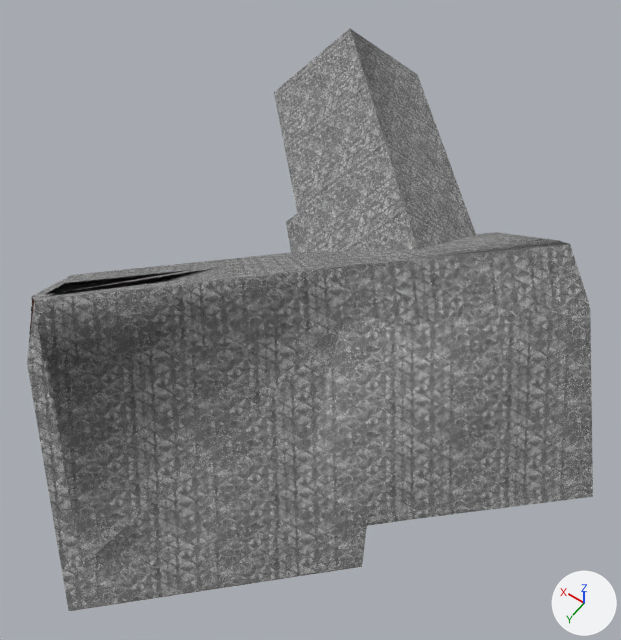
Two versions of the COLLADA model dae/krytiny.dae, one commit apart.
Camera for both pictures: a camera (50 mm lens) standing at (-12.9, 21.1, 32.2) and looking at (-1.0, 4.5, 6.2). The lights are fixed; the arrows at lower right show +X, +Y and +Z. Where no turn or scale is listed for an object, it has been applied to the vertices. Vertices at the same position are counted once.

Objects in the first picture: 'SketchUp'.
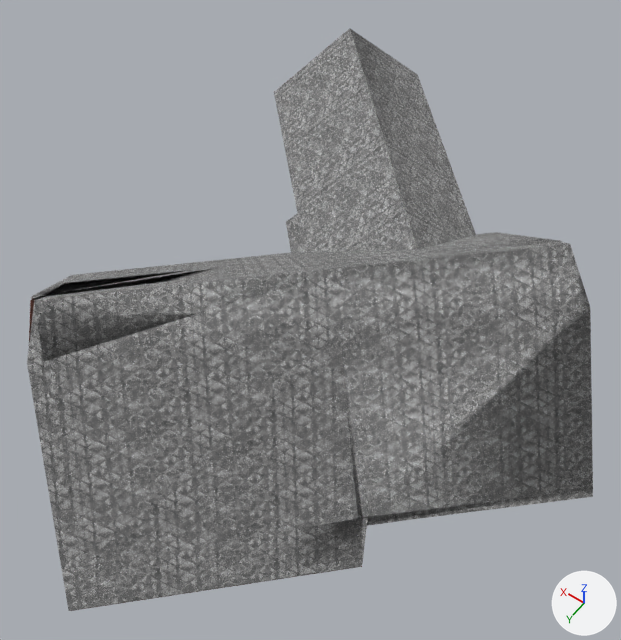
Changed parts and their boxes [x1, y1, x2, y2] in the pictures (621 x 640 px):
part 1 of me_sketchup, built on: after [29, 300, 593, 525]
part 2 of me_sketchup, surface changed: [339, 307, 590, 516] in both

The edits, one by one:
me_sketchup is used by ob_sketchup; location (0.0, 0.0, 0.0).
me_sketchup had 2723 vertices, 5206 faces and spanned x -12.9..9.7, y -12.4..17.6, z 2.9..11.4.
me_sketchup now has 2800 vertices, 5400 faces and spans x -12.9..9.7, y -12.4..17.6, z 2.9..11.4.
me_sketchup part 1: 8 vertices moved within x 2.5..4.6, y 11.8..13.8, z 8.7..9.5; 19 vertices removed from x -4.1..4.2, y 6.5..14.4, z 7.8..11.1; 92 vertices added at x -12.8..6.3, y -1.3..16.4, z 4.4..10.9.
me_sketchup part 2: 11 kept faces spanning x -10.7..7.4, y -11.2..13.2, z 4.7..10.0 get new texture (UV) coordinates.
me_sketchup no longer uses material mat_material_0 (white #ffffff).
